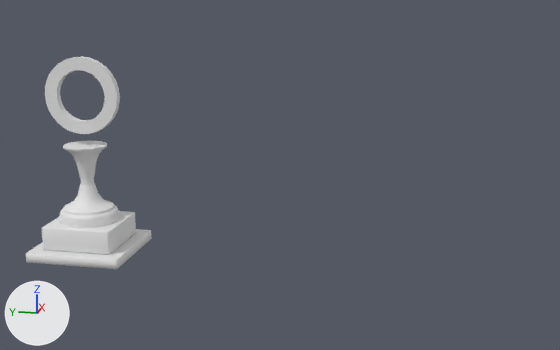
Two versions of the FBX model Assets/Meshes/Game 3 Trophy.fbx, one commit apart.
Camera for both pictures: a 50 mm camera at (-8.81, 0.36, 2.01) aimed at (-0.02, 2.12, -0.19). Arrows for +X, +Y and +Z are at lower left; the lights stay in place. Where no turn or scale is listed for an object, it has been applied to the vertices.

The first picture shows 'Base.003', 'Body.001', 'GameRoom.001'.
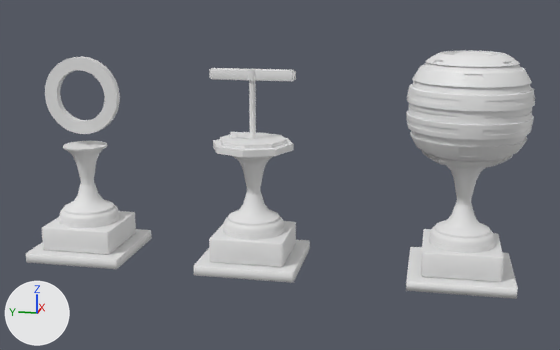
The change, as a list of edits to the scene's bpy script:
```text
Change ob_gameroom_001:
    ob_gameroom_001.rotation_euler: (1.571, 0.0, 0.0) -> (0.0, 0.0, 0.0)  # degrees (90, 0, 0) -> degrees (0, 0, 0)
    ob_gameroom_001.scale: (0.01, 0.01, 0.01) -> (1.0, 1.0, 1.0)
    ob_gameroom_001.location: (0.0, 0.0, 0.0) -> (0.0, 4.587, -0.472)
Add ob_scifiball:
    ob_scifiball = bpy.data.objects.new('ScifiBall', me_cylinder)  # 5250 vertices, 5256 faces; spans x -0.688..0.688, y -0.688..0.688, z -0.617..0.617; in mat_scifiball (its picture is missing)
    ob_scifiball.location = (0.001, -0.021, 0.674)
Add ob_body:
    ob_body = bpy.data.objects.new('Body', me_cylinder_003)  # 960 vertices, 930 faces; spans x -0.375..0.375, y -0.375..0.375, z -0.031..0.934; in mat_body_001 (its picture is missing)
    ob_body.location = (-0.001, -0.021, -0.862)
Add ob_base_001:
    ob_base_001 = bpy.data.objects.new('Base.001', me_cube_002)  # 304 vertices, 300 faces; spans x -0.593..0.598, y -0.595..0.595, z -0.263..0.147; in mat_base_001 (its picture is missing)
    ob_base_001.location = (0.0, -0.021, -1.04)
Add ob_lever:
    ob_lever = bpy.data.objects.new('Lever', me_cylinder_004)  # 358 vertices, 319 faces; spans x -0.49..0.49, y -0.55..0.48, z -1.11..0.39; in mat_lever_001 (its picture is missing), mat_lever_base_001 (white #e7e7e7), mat_lever_002 (its picture is missing)
    ob_lever.location = (-0.004, 2.487, 0.667)
Add ob_base_002:
    ob_base_002 = bpy.data.objects.new('Base.002', me_cylinder_010)  # 1264 vertices, 1230 faces; spans x -0.59..0.6, y -0.595..0.595, z -0.723..0.653; in mat_base (its picture is missing), mat_body_002 (its picture is missing)
    ob_base_002.location = (-0.016, 2.442, -0.58)
```

Pixel boxes (x1, y1, x2, y2) of what changed, in the pictures (560 x 350 px):
'ScifiBall', added: after (406, 51, 535, 168)
'GameRoom.001', moved, turned, rescaled: before (45, 56, 120, 134); after (25, 56, 152, 269)
'Base.002', added: after (193, 156, 310, 283)
    faces in mat_base (its picture is missing): (193, 221, 310, 283)
    faces in mat_body_002 (its picture is missing): (223, 156, 285, 240)
'Base.001', added: after (406, 229, 518, 299)
'Lever', added: after (209, 68, 296, 157)
    faces in mat_lever_base_001 (white #e7e7e7): (213, 132, 294, 157)
    faces in mat_lever_002 (its picture is missing): (209, 68, 296, 81)
    faces in mat_lever_001 (its picture is missing): (230, 69, 256, 139)
'Body', added: after (429, 165, 495, 253)
'Base.003', unchanged, covered by the edit: before (25, 211, 152, 269)
'Body.001', unchanged, covered by the edit: before (59, 141, 120, 228)
